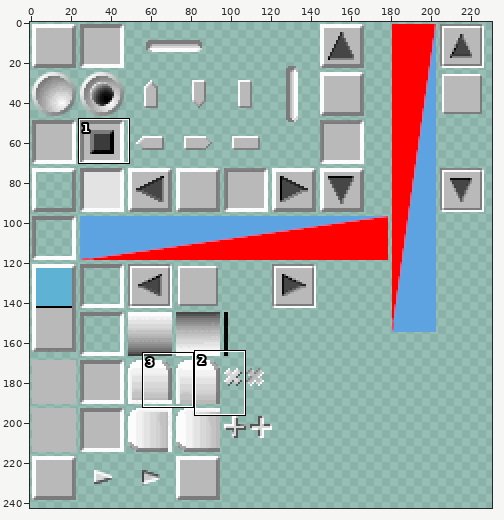
Sprite sheet, stored at images/GuiDefaultTheme.png. The first picture is a wide view before the edit; the outline marks the close-up.
Close-up. The starting point:
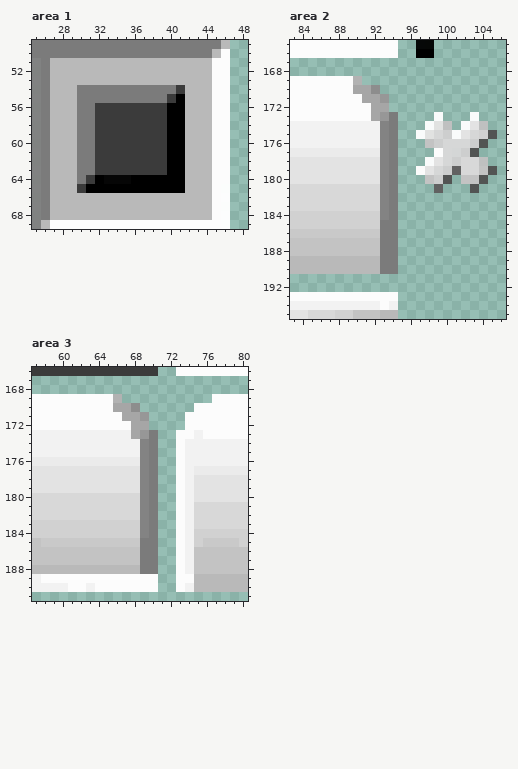
The file is 256x256 pixels. Pixels under 10% opacity are left out. Colours within 5 levels of each other are drawn and written as one. Shown: area 1: x 25..48, y 49..69; area 2: x 83..106, y 165..195; area 3: x 57..80, y 166..191. The wide view leaves out empty margins. The commit also changed other parts of the picture, which this record leaves out.
Once edited:
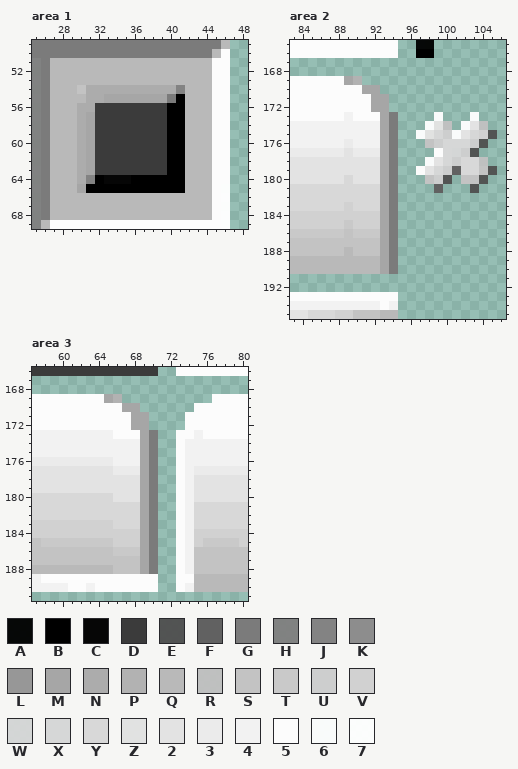
Palette (. is transparent): A #000000f4  B #000000  C #060606  D #3b3b3b  E #4f4f4ff4  F #616161  G #7b7b7b  H #808080f6  J #838383  K #8d8d8d  L #979797  M #a6a6a6  N #acacac  P #b2b2b2  Q #b9b9b9  R #c0c0c0f6  S #c3c3c3  T #c9c9c9  U #cfcfcff7  V #d1d1d1  W #d8d8d8ef  X #d8d8d8f8  Y #d8d8d8  Z #e3e3e3f8  2 #e3e3e3  3 #ebebeb  4 #f2f2f2  5 #fcfcfc  6 #fffffff1  7 #fffffff7
The edit:
Area 1:
y 54: x 30..41 GGGGGGGGGGGD -> SNNNNNNNNNNJ
y 55: x 30..40 GGGGGGGGGGD -> QNNMMMMMMMG
y 56: x 30..31 GG -> NN
y 57..63: x 30..31 GG -> NM
y 64: x 30..31 GD -> NJ
y 65: x 30 D -> M
Area 2:
y 169: x 89 5 -> M
y 170: x 90 M -> 5; x 92 K -> M
y 171: x 91 M -> 5; x 93 L -> M
y 173: x 89 5 -> 4; x 92..93 ML -> 5M
y 174..175: x 93 J -> M
y 176: x 89 4 -> 3; x 93 J -> M
y 177: x 89 3 -> 2; x 93 J -> M
y 178..179: x 93 J -> M
y 180: x 89 2 -> Y; x 93 J -> M
y 181..182: x 93 J -> M
y 183: x 89 Y -> V; x 93 J -> M
y 184: x 93 J -> M
y 185: x 89 V -> T; x 93 G -> M
y 186: x 89 T -> S; x 93 G -> M
y 187: x 93 G -> M
y 188: x 89 S -> Q; x 93 G -> M
y 189..190: x 93 G -> M
Area 3:
y 169: x 65 5 -> M
y 170: x 66 M -> 5; x 68 K -> M
y 171: x 67 M -> 5; x 69 L -> M
y 173: x 66..69 44ML -> 555M
y 174..175: x 69 J -> M
y 176: x 66..69 333J -> 444M
y 177: x 66..69 222J -> 333M
y 178..179: x 69 J -> M
y 180: x 66..69 YYYJ -> 222M
y 181..182: x 69 J -> M
y 183: x 66..69 VVVJ -> YYYM
y 184: x 69 J -> M
y 185: x 66..69 TTTG -> VVVM
y 186: x 66..69 SSSG -> TTTM
y 187: x 69 G -> M
y 188: x 66..69 QQQG -> SSSM
Boxes around the changes in both close-ups, in picture pixels (x1, y1, x2, y2):
changed: (77, 85, 185, 193)
changed: (344, 76, 389, 274)
changed: (104, 394, 149, 574)
